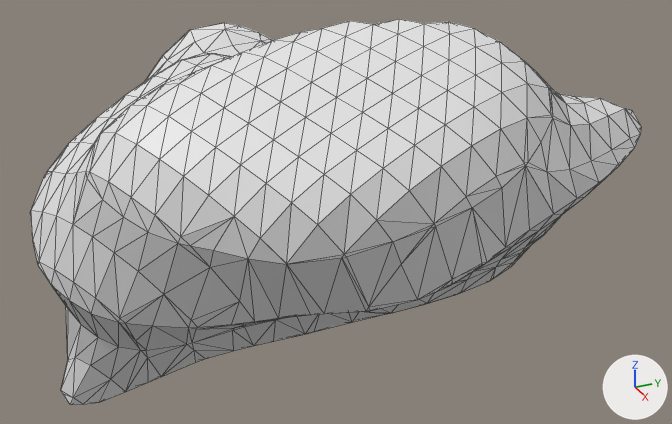
Two versions of the OBJ model src/wormguides/model/obj_files/ABplppapppa_t361.obj, one commit apart.
The view is the same before and after, from a camera (50 mm lens) standing at (217.6, -96.2, 309.9) and looking at (183.0, -80.7, 292.6). Arrows for +X, +Y and +Z are at lower right; the lights stay in place. Mesh edges are drawn as thin lines. Where no turn or scale is listed for an object, it has been applied to the vertices.

The first picture shows 'ABplppapppa_t361'.
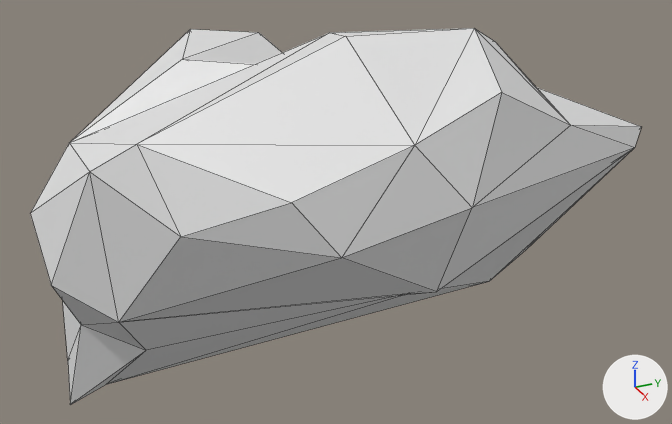
Location of each change, [x1, y1, x2, y2] in pixels of the pictures (672 x 424 px):
'ABplppapppa_t361', reshaped: before [30, 19, 641, 405]; after [30, 28, 641, 405]
part 1 of me_abplppapppa_t361, deleted: before [30, 19, 641, 405]

What changed in the scene script:
```text
Change me_abplppapppa_t361:
    used by ob_abplppapppa_t361; location = (0.0, 0.0, 0.0)
    remove me_abplppapppa_t361.from_pydata(...)  # 654 vertices, 1304 faces; spans x 173.3..192.7, y -93.6..-68.2, z 282.6..301.9
    add me_abplppapppa_t361.from_pydata(...)  # 50 vertices, 96 faces; spans x 173.4..192.6, y -93.4..-68.5, z 282.6..301.6
    me_abplppapppa_t361 part 1: 604 vertices removed from x 173.3..192.7, y -93.6..-68.2, z 282.7..301.9
```
